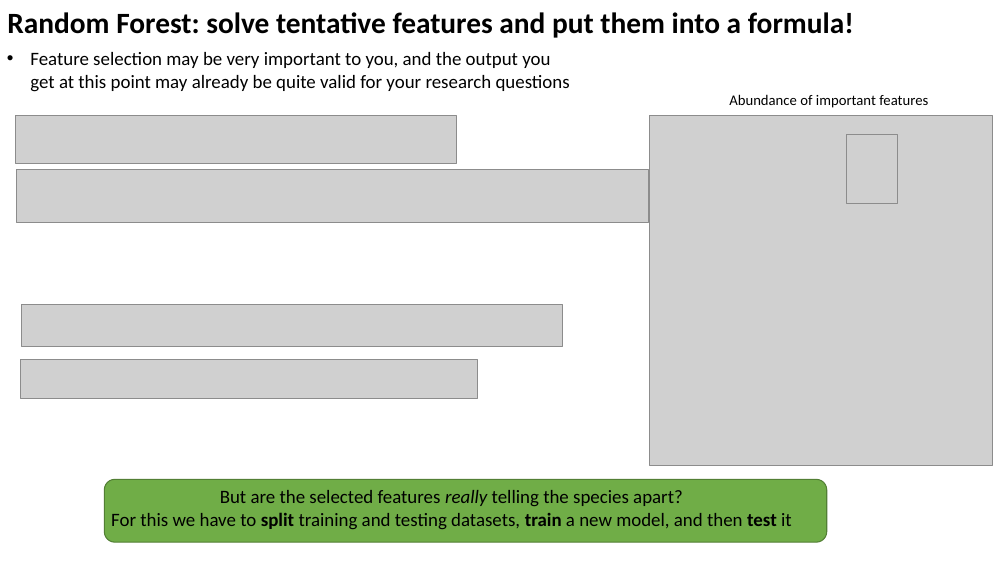
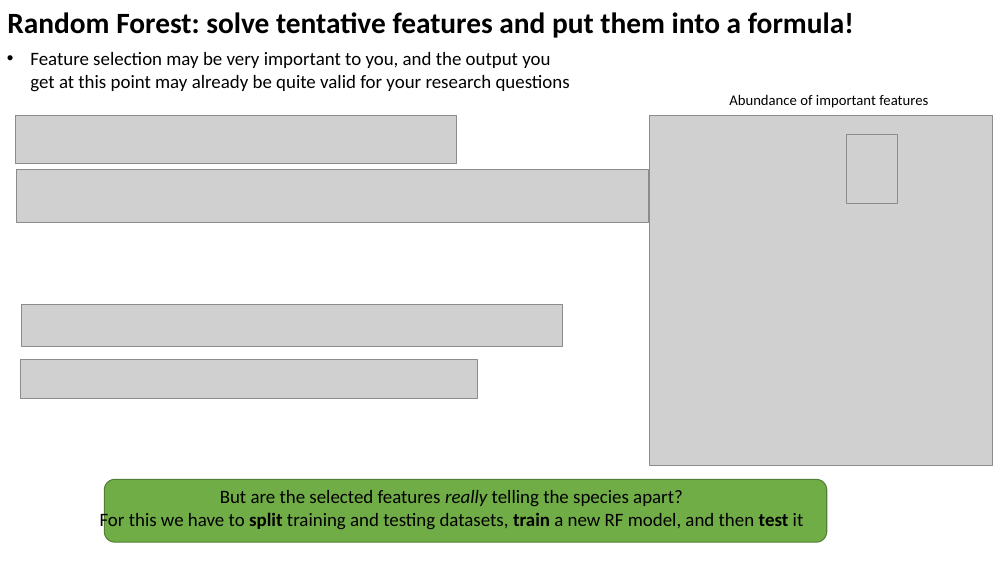
Before and after one commit to PedroBeschoren/RandomForestExample, a slide deck: slide 8 of Docs/RandomForestExample.pptx. Drawn at 1008x567 pixels with LibreOffice and Linux fonts; fonts in the diff are those of the drawing; grey boxes stand for pictures. Boxes give left, top, right and bottom in pixels: in the first picture for what was removed or moved away, otherwise in the second. Text is boxed around its words. In the diff, an @@ line names an element or a change of style, - is before the commit and + after.

```diff
--- a/Docs/RandomForestExample.pptx
+++ b/Docs/RandomForestExample.pptx
@@ text at (100,510,804,531): text changed @@
-For this we have to split training and testing datasets, train a new model, and then test it
+For this we have to split training and testing datasets, train a new RF model, and then test it
```
Also in this commit, not shown: 9 other slides changed.
